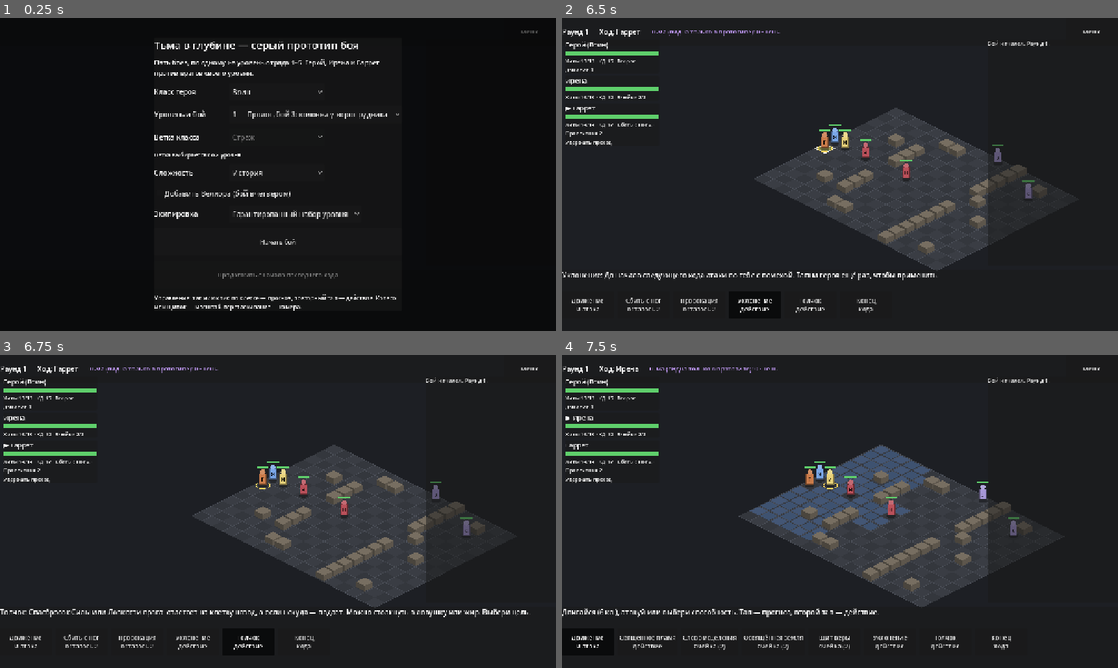
Above: before the commit, frames 1-4 (two rows, left to right).
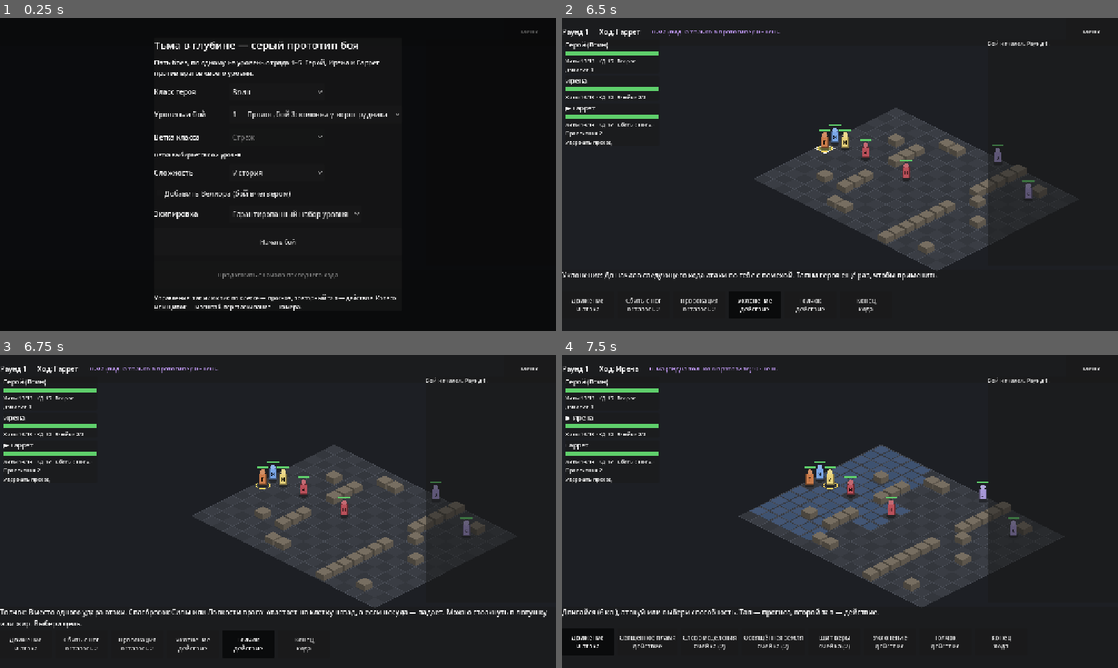
Above: after the commit, the same moments.

Repository: patrushev-varlog/tma-v-glubine
Game: Godot game, scene res://main.tscn
Same seed, same stepped clock (60 frames per second), same inputs: the game is played once before the commit and once after it.
Inputs:
- Up to frame 1 (0.25 s): no input
- Up to frame 2 (6.5 s): click "Воин" at 0.5 s; click "Начать бой" at 1.25 s; click "Меню" at 2 s; click "Меню" at 2.75 s; click "Движение и атака" at 3.5 s; click "Сбить с ног осталось 2" at 4.25 s; click "Провокация осталось 2" at 5 s; click "Уклонение действие" at 5.75 s
- Up to frame 3 (6.75 s): click "Толчок действие" at 6.5 s
- Up to frame 4 (7.5 s): click "Конец хода" at 7.25 s

Frames 1-2 are identical in both runs. In frame 3, 1.8% of the frame differs, in the area x 0-99%, y 81-96%; in frame 4, nothing differs.

Commit message:
Бой: исправлены баги из разбора (B1)
Провокация действует на стрелков; спрятавшегося враги не выбирают целью, скрытность истекает; «Ярость» +1 к урону; паралич снимается при выбывании; толчок заменяет один удар; хиты воина 13 + 6 за уровень.

Co-Authored-By: Claude Opus 5.5 (1M context) <noreply@anthropic.com>
Claude-Session: https://claude.ai/code/session_01AG3KwNBhSWuJVUhGtZYC1H

Diff:
--- a/prototypes/combat/scripts/rules/battle.gd
+++ b/prototypes/combat/scripts/rules/battle.gd
@@ -398,7 +398,7 @@
 func _flat_bonus(attacker: Combatant, target: Combatant, ranged: bool) -> int:
 	var b := 0
 	if attacker.raging and not ranged:
-		b += 2
+		b += 1
 	if attacker.has_trait("assassinate") and round_num == 1 and not target.acted:
 		b += attacker.level
 	return b
@@ -572,6 +572,9 @@
 				target.down = true
 				target.prone = true
 				target.raging = false
+				# Выбывший теряет паралич и скрытность: поднятый встанет и походит как обычно.
+				target.stunned = false
+				target.hidden = false
 				log_line("%s выбывает из боя." % target.name)
 				_rescue(target)
 		else:
@@ -892,6 +895,7 @@
 			_weapon_attack(u, t, {"extra_dice": dice_of(u, aid), "drain_extra": true})
 		"shadow_step":
 			u.hidden = true
+			u.hide_expiring = false
 			u.disengaged = true
 			u.shadow_ready = true
 		"wither":
@@ -919,6 +923,7 @@
 		"hide":
 			if not seen_by_foes(u) or Dice.d20(rng) + u.save_bonus("dex") >= 15:
 				u.hidden = true
+				u.hide_expiring = false
 				log_line("%s прячется." % u.name)
 			else:
 				log_line("%s не удаётся спрятаться." % u.name)
@@ -1116,6 +1121,7 @@
 	u.cleave_used = false
 	u.reckless = false
 	u.uncanny_used = false
+	u.hide_expiring = u.hidden
 	for o in units:
 		if o.guided_by == u.id:
 			o.guided_by = ""
@@ -1167,6 +1173,11 @@
 	var u := current()
 	u.acted = true
 	u.poisoned = false
+	# Скрытность держится до конца следующего своего хода и пропадает, если стоишь вплотную к врагу.
+	if u.hidden and (u.hide_expiring or _foe_adjacent(u)):
+		u.hidden = false
+		log_line("%s больше не скрыт." % u.name)
+	u.hide_expiring = false
 	if grease.has(u.cell) and u.conscious():
 		_grease_check(u, int(grease[u.cell]))
 	if u.slow_spell and u.conscious() and saving_throw(u, "wis", slow_dc):
--- a/prototypes/combat/scripts/rules/combat_ai.gd
+++ b/prototypes/combat/scripts/rules/combat_ai.gd
@@ -29,6 +29,16 @@
 		return
 	if u.is_ranged():
 		var r := int(u.weapon.get("range", 1))
+		var taunter := _taunter(b, u)
+		if taunter != null:
+			# Провокация действует и на стрелков: подходят на выстрел и бьют только Гаррета.
+			if not _foes_in_range(b, u, r).has(taunter):
+				_move_toward(b, u, taunter, r)
+			var g := 0
+			while b.can_attack(u, taunter) and b.outcome == "" and g < 4:
+				g += 1
+				b.attack(u, taunter)
+			return
 		var in_range := _foes_in_range(b, u, r)
 		if in_range.is_empty():
 			_move_toward(b, u, target, r)
@@ -46,16 +56,25 @@
 	_approach_and_attack(b, u, target, func() -> void: b.attack(u, target))
 
 
+## Кто спровоцировал врага, если провокация ещё действует.
+static func _taunter(b: Battle, u: Combatant) -> Combatant:
+	if u.taunted_by == "":
+		return null
+	var t := b.get_unit(u.taunted_by)
+	return t if t != null and t.conscious() else null
+
+
 static func _pick_target(b: Battle, u: Combatant) -> Combatant:
-	if u.taunted_by != "":
-		var t := b.get_unit(u.taunted_by)
-		if t != null and t.conscious():
-			return t
+	var taunter := _taunter(b, u)
+	if taunter != null:
+		return taunter
 	if u.team == 1 and b.difficulty == "trial":
 		return _best_victim(b, u, b.foes_of(u))
 	var best: Combatant = null
 	for f in b.foes_of(u):
 		if f.turned and u.team == 0 and best != null:
+			continue
+		if f.hidden:
 			continue
 		if best == null:
 			best = f
@@ -74,7 +93,8 @@
 	var best_score := -INF
 	var reach := int(u.weapon.get("range", 1)) if u.is_ranged() else u.reach()
 	for f in candidates:
-		if not f.conscious():
+		# Спрятавшегося не видно, пока он сам не атакует.
+		if not f.conscious() or f.hidden:
 			continue
 		var p := b.attack_preview(u, f)
 		var score: float = p.expected / maxf(f.hp, 1.0) * 10.0
@@ -99,6 +119,8 @@
 static func _foes_in_range(b: Battle, u: Combatant, r: int) -> Array[Combatant]:
 	var out: Array[Combatant] = []
 	for f in b.foes_of(u):
+		if f.hidden and u.team == 1:
+			continue
 		if Battle.dist(u.cell, f.cell) <= r and (r <= 1 or b.has_los(u.cell, f.cell)):
 			out.append(f)
 	return out
--- a/prototypes/combat/scripts/rules/combatant.gd
+++ b/prototypes/combat/scripts/rules/combatant.gd
@@ -48,6 +48,8 @@
 var cleave_used := false
 var disengaged := false
 var hidden := false
+## Спрятался не в этот ход: скрытность спадёт в конце хода, если не спрятаться снова.
+var hide_expiring := false
 var dodging := false
 var ac_bonus := 0
 var taunted_by := ""
@@ -94,7 +96,7 @@
 const STATE := ["id", "name", "team", "kind", "letter", "level", "archetype", "max_hp", "hp", "ac", "speed", "init_mod",
 	"slots", "max_slots", "spell_attack", "spell_dc", "attacks_per_action", "str_mod", "undead", "sneak_dice",
 	"is_hero", "is_companion", "initiative", "down", "dead", "prone", "reaction_used", "speed_left", "action_used",
-	"attacks_left", "bonus_used", "sneak_used", "cleave_used", "disengaged", "hidden", "dodging", "ac_bonus",
+	"attacks_left", "bonus_used", "sneak_used", "cleave_used", "disengaged", "hidden", "hide_expiring", "dodging", "ac_bonus",
 	"taunted_by", "taunt_turns", "acted", "guided_by", "slowed_by", "turned", "raging", "reckless",
 	"relentless_used", "poison_ready", "shadow_ready", "poisoned", "uncanny_used", "spirit_weapon", "guardians", "restrained",
 	"slow_spell", "stunned", "heal_bonus", "dr", "undead_dice", "drain_dice", "rally", "rally_used", "rescue",
--- a/prototypes/combat/scripts/rules/content.gd
+++ b/prototypes/combat/scripts/rules/content.gd
@@ -46,7 +46,7 @@
 	"cursed_blade": {"name": "Проклятый клинок", "cost": "action", "resource": "none", "target": "enemy", "range": 1, "dark": true,
 		"attack": true, "dice": "2d8", "scale": "dark5", "desc": "Тёмный дар. Атака оружием +2d8 некротикой (3d8 с 5 уровня), лечит на половину."},
 	"shadow_step": {"name": "Шаг в тень", "cost": "bonus", "resource": "none", "target": "self", "range": 0, "dark": true,
-		"dice": "2d4", "scale": "dark5", "desc": "Тёмный дар. Преимущество на следующую атаку, +2d4 некротикой при попадании (3d4 с 5 уровня) и лечение на половину, уход без атак при возможности."},
+		"dice": "2d4", "scale": "dark5", "desc": "Тёмный дар. Преимущество на следующую атаку, +2d4 некротикой при попадании (3d4 с 5 уровня) и лечение на половину, уход без атак при возможности; до атаки ты скрыт, как после «Спрятаться»."},
 	"wither": {"name": "Иссушение", "cost": "action", "resource": "none", "target": "enemy", "range": 8, "dark": true,
 		"dice": "2d8", "scale": "dark5", "desc": "Тёмный дар. Спасбросок Телосложения, 2d8 некротикой (3d8 с 5 уровня), половина при успехе; половину нанесённого получает самый раненый союзник."},
 	"life_drain": {"name": "Высасывание жизни", "cost": "action", "resource": "none", "target": "enemy", "range": 8, "dark": true,
@@ -54,8 +54,8 @@
 	# --- Базовые действия: есть у всех героев и спутников.
 	"dodge": {"name": "Уклонение", "cost": "action", "resource": "none", "target": "self", "range": 0,
 		"desc": "До начала следующего хода атаки по тебе с помехой."},
-	"shove": {"name": "Толчок", "cost": "action", "resource": "none", "target": "enemy", "range": 1,
-		"desc": "Спасбросок Силы или Ловкости врага: отлетает на клетку назад, а если некуда — падает. Можно столкнуть в ловушку или жир."},
+	"shove": {"name": "Толчок", "cost": "action", "resource": "none", "target": "enemy", "range": 1, "attack": true,
+		"desc": "Вместо одного удара атаки. Спасбросок Силы или Ловкости врага: отлетает на клетку назад, а если некуда — падает. Можно столкнуть в ловушку или жир."},
 	# --- Воин: Страж.
 	"action_surge": {"name": "Всплеск действий", "cost": "free", "resource": "use", "target": "self", "range": 0,
 		"desc": "Ещё одно действие в этот ход. Раз за бой."},
@@ -66,7 +66,7 @@
 		"desc": "В этот ход атаки в ближнем бою с преимуществом, но и по тебе до твоего хода — с преимуществом."},
 	# --- Плут: Убийца.
 	"hide": {"name": "Спрятаться", "cost": "bonus", "resource": "none", "target": "self", "range": 0,
-		"desc": "Если рядом нет врагов. Вне их обзора — сразу, иначе проверка Ловкости против 15. Спрятавшийся бьёт с преимуществом и скрытой атакой."},
+		"desc": "Если рядом нет врагов. Вне их обзора — сразу, иначе проверка Ловкости против 15. Спрятавшегося враги не выбирают целью, пока он не атакует; он бьёт с преимуществом и скрытой атакой. Скрытность держится до конца следующего твоего хода и пропадает вплотную к врагу."},
 	"poison_blade": {"name": "Яд на клинке", "cost": "bonus", "resource": "use", "target": "self", "range": 0,
 		"desc": "Следующее попадание: +2d6 ядом, цель бьёт с помехой до конца своего хода."},
 	# --- Плут: Ловкач.
@@ -129,7 +129,7 @@
 ## Ветка выбирается на 2 уровне; levels — что она даёт на 2–5 уровнях (умение или пассивный приём).
 ## Оружие: бонус атаки = мастерство + mod (по умолчанию 3), урон + mod.
 const HERO_CLASSES := {
-	"fighter": {"name": "Воин", "hp": 13, "hp_per_level": 3, "ac": 15, "init": 0,
+	"fighter": {"name": "Воин", "hp": 13, "hp_per_level": 6, "ac": 15, "init": 0,
 		"saves": {"str": 5, "dex": 0, "con": 4, "wis": 1}, "str_mod": 2,
 		"weapon": {"name": "Длинный меч", "damage": "1d8", "reach": 1, "kind": "melee"},
 		"abilities": ["second_wind", "cursed_blade"], "uses": {"second_wind": 1},
--- a/prototypes/combat/tests/run_tests.gd
+++ b/prototypes/combat/tests/run_tests.gd
@@ -34,6 +34,7 @@
 	test_spikes_and_web()
 	test_slow()
 	test_shadow_step()
+	test_review_fixes()
 	test_save_roundtrip()
 	test_items()
 	test_simulation_terminates()
@@ -571,3 +572,97 @@
 	check(b.use_ability(r, "shadow_step", r.cell) and r.shadow_ready, "шаг в тень")
 	b.attack(r, z)
 	check(not r.shadow_ready and r.hp > 3, "удар из тени ранит некротикой и лечит плута")
+
+
+## Баги из разбора боя (review/04, раздел 2.4).
+func test_review_fixes() -> void:
+	# Провокация действует и на стрелков.
+	var g := Content.make_companion("garret")
+	g.cell = Vector2i(2, 3)
+	var w := Content.make_hero("wizard")
+	w.cell = Vector2i(6, 3)
+	var a := Content.make_enemy("skeleton_archer", 1)
+	a.cell = Vector2i(4, 1)
+	var b := arena([a, g, w])
+	check(CombatAI._pick_target(b, a) == w, "без провокации лучник целит в волшебника")
+	a.taunted_by = g.id
+	a.taunt_turns = 1
+	var from := b.events.size()
+	CombatAI.take_turn(b, a)
+	var at_g := false
+	var at_w := false
+	for i in range(from, b.events.size()):
+		var e: Dictionary = b.events[i]
+		if e.get("unit", "") == g.id:
+			at_g = true
+		if e.get("unit", "") == w.id:
+			at_w = true
+	check(at_g and not at_w and w.hp == w.max_hp, "спровоцированный лучник стреляет в Гаррета")
+
+	# Спрятавшегося не выбирают целью, скрытность истекает.
+	var r := Content.make_hero("rogue", 2, "assassin")
+	r.cell = Vector2i(0, 5)
+	var w2 := Content.make_hero("wizard")
+	w2.id = "w2"
+	w2.cell = Vector2i(0, 9)
+	var z := Content.make_enemy("zombie", 1)
+	z.cell = Vector2i(5, 5)
+	b = arena([r, z, w2])
+	r.hidden = true
+	r.hide_expiring = false
+	check(CombatAI._pick_target(b, z) == w2, "враг идёт не к спрятавшемуся плуту")
+	b.difficulty = "story"
+	check(CombatAI._pick_target(b, z) == w2, "и на «Истории» тоже")
+	b.difficulty = "trial"
+	b.end_turn()
+	check(r.hidden, "скрытность держится в ходы врагов")
+	b.end_turn()
+	b.end_turn()
+	check(r.hidden and b.current() == r, "в начале своего хода ещё скрыт")
+	b.end_turn()
+	check(not r.hidden, "не атаковал и не спрятался снова — скрытность спала")
+	b = arena([r, z])
+	r.hidden = true
+	CombatAI.take_turn(b, z)
+	check(r.hp == r.max_hp, "если все спрятались, враг никого не бьёт")
+	r.hidden = true
+	r.cell = Vector2i(4, 5)
+	b.end_turn()
+	check(not r.hidden, "вплотную к врагу скрытность спадает")
+
+	# «Ярость» даёт +1 к урону, как в описании.
+	var f := Content.make_hero("fighter", 2, "berserker")
+	f.raging = true
+	check(b._flat_bonus(f, z, false) == 1, "ярость: +1 к урону в ближнем бою")
+
+	# Паралич снимается при выбывании.
+	var c := Content.make_hero("cleric")
+	c.cell = Vector2i(1, 1)
+	var c2 := Content.make_hero("cleric")
+	c2.id = "c2"
+	c2.cell = Vector2i(2, 1)
+	b = arena([c, c2, Content.make_enemy("zombie", 2)])
+	c2.stunned = true
+	b.deal_damage(c2, 100, "test")
+	check(c2.down and not c2.stunned, "выбывший больше не парализован")
+	b.use_ability(c, "healing_word", c2.cell)
+	check(not c2.down and not c2.stunned, "поднятый герой походит как обычно")
+
+	# Толчок заменяет один удар действия «Атака».
+	var g5 := Content.make_companion("garret", 5)
+	g5.cell = Vector2i(5, 5)
+	var e1 := helpless("zombie", 1, Vector2i(6, 5))
+	e1.max_hp = 99
+	e1.hp = 99
+	b = arena([g5, e1])
+	b.attack(g5, e1)
+	check(not g5.action_used and b.can_use(g5, "shove"), "после первого удара Гаррет может толкнуть")
+	check(b.use_ability(g5, "shove", e1.cell) and g5.action_used, "толчок съел второй удар")
+	var f1 := Content.make_hero("fighter", 1)
+	f1.cell = Vector2i(5, 4)
+	e1.cell = Vector2i(6, 4)
+	b = arena([f1, e1])
+	check(b.use_ability(f1, "shove", e1.cell) and f1.action_used, "без дополнительной атаки толчок — всё действие")
+
+	# Хиты воина по d10.
+	check(Content.make_hero("fighter", 5).max_hp == 13 + 6 * 4, "воин 5 уровня: 13 + 6 за уровень")
